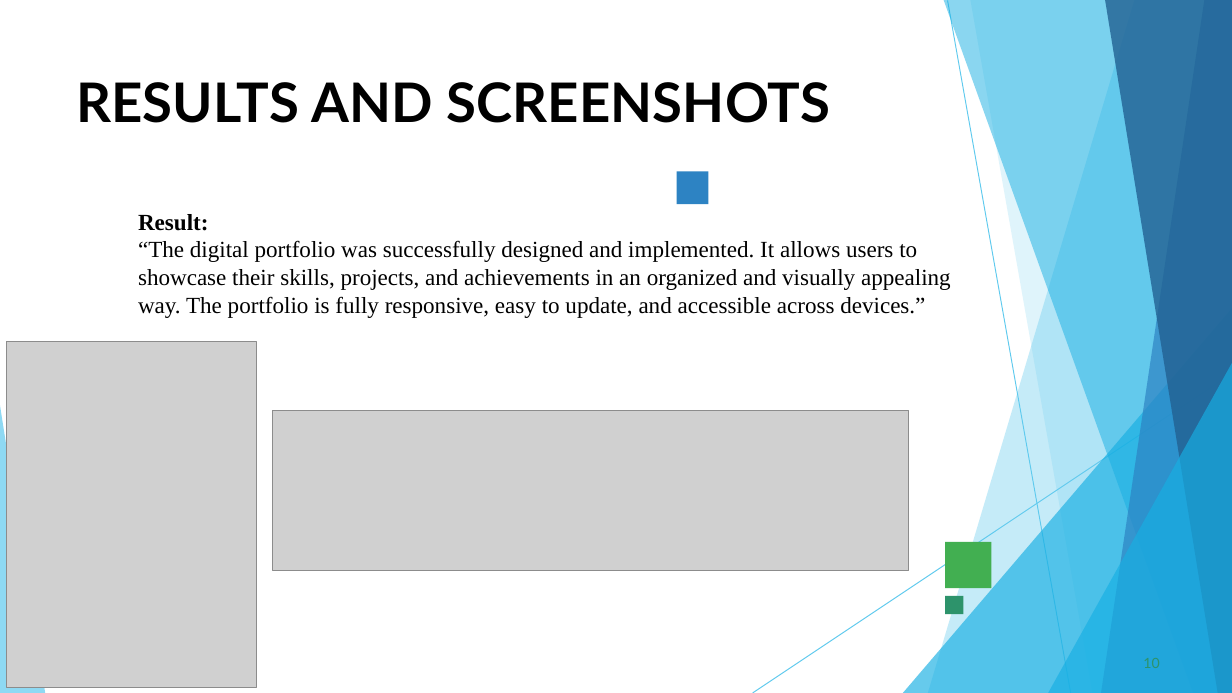
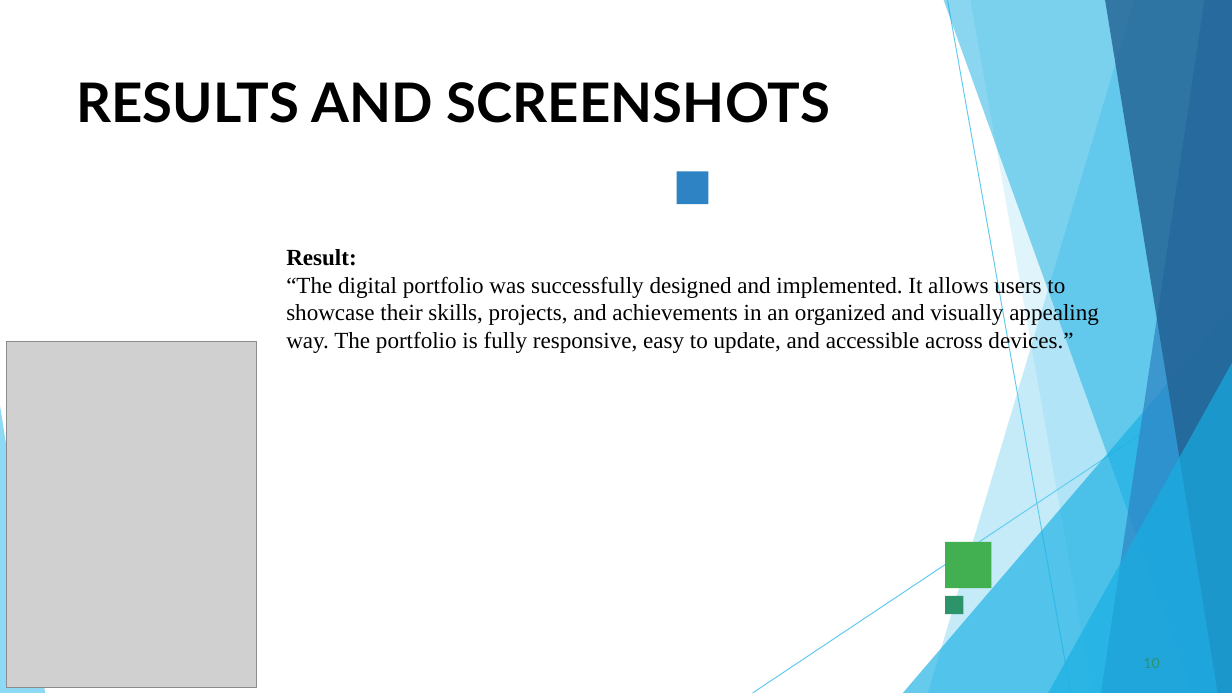
Before and after one commit to poornimanagaraj866-boop/N.-Poornima-, a slide deck: slide 10 of digital portfolio ppt.pptx. Drawn at 1232x693 pixels with LibreOffice and Linux fonts; fonts in the diff are those of the drawing; grey boxes stand for pictures. Boxes give left, top, right and bottom in pixels: in the first picture for what was removed or moved away, otherwise in the second. Text is boxed around its words. In the diff, an @@ line names an element or a change of style, - is before the commit and + after.

```diff
--- a/digital portfolio ppt.pptx
+++ b/digital portfolio ppt.pptx
@@ text "Result: “The digital portfolio was ...": place and size @@
-text "Result: “The digital portfolio was ..." at <box>138,214,951,318</box>
+text "Result: “The digital portfolio was ..." at <box>286,249,1099,354</box>
@@ picture removed at <box>273,410,909,571</box> @@
```
Also in this commit, not shown: 10 other slides changed.
